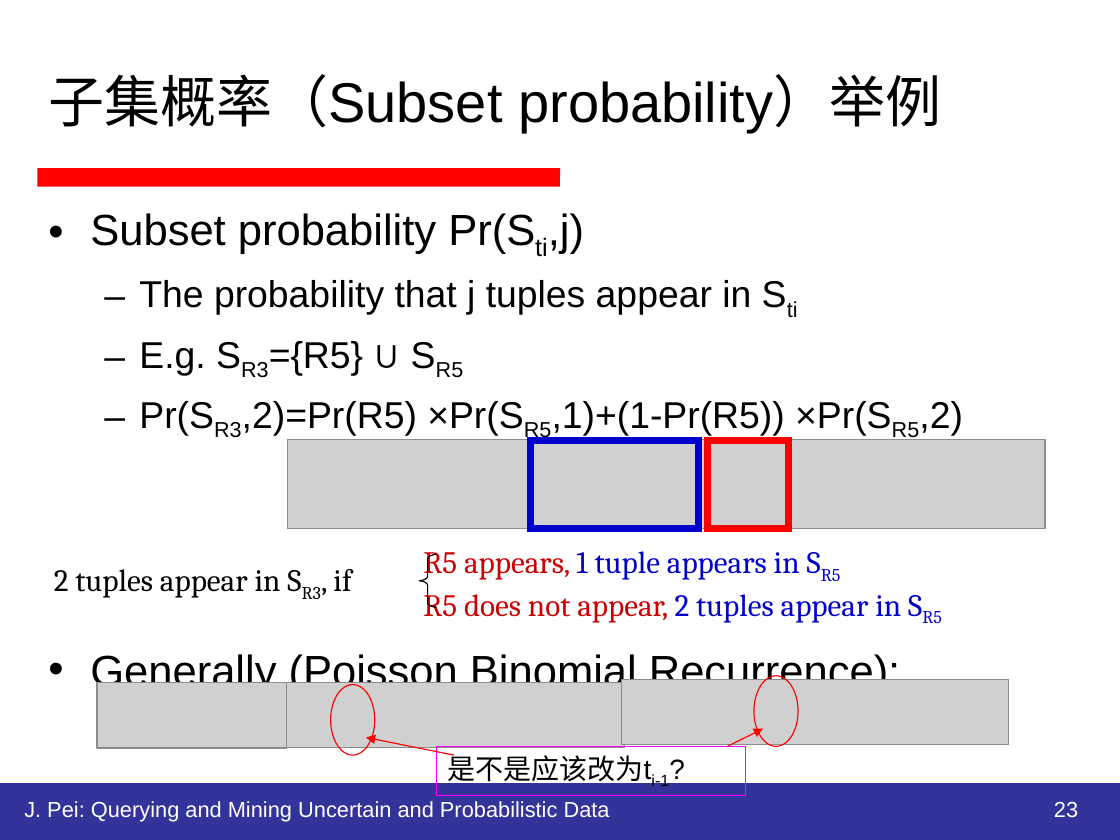
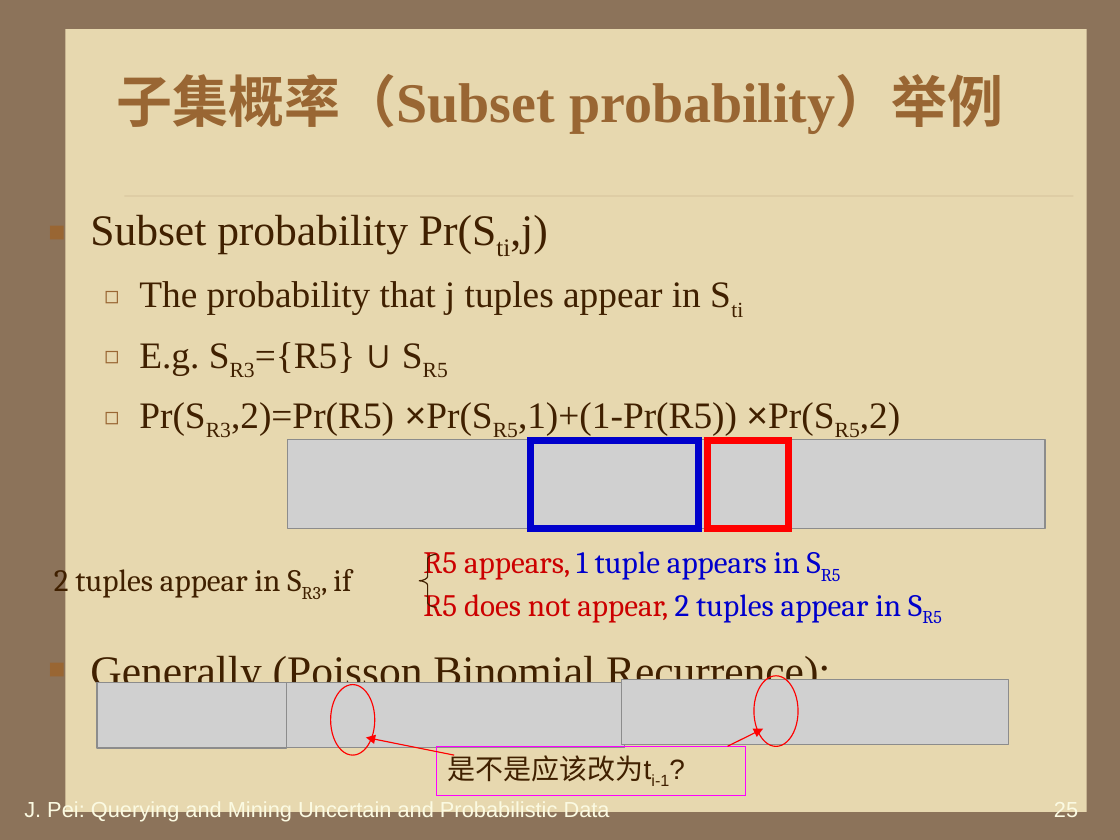
Before and after one commit to HiltonWei/wpstest, a slide deck: slide 25 of branches/区钺坚/读书报告/不确定性数据的查询分析处理.ppt (slide 23 before the commit). Drawn at 1120x840 pixels with LibreOffice and Linux fonts; fonts in the diff are those of the drawing; grey boxes stand for pictures; background and template pictures are left out. Boxes give left, top, right and bottom in pixels: in the first picture for what was removed or moved away, otherwise in the second. Text is boxed around its words. In the diff, an @@ line names an element or a change of style, - is before the commit and + after.

```diff
--- a/branches/区钺坚/读书报告/不确定性数据的查询分析处理.ppt
+++ b/branches/区钺坚/读书报告/不确定性数据的查询分析处理.ppt
@@ background #FFFFFF to #8C735A @@
@@ title "子集概率（Subset probability）举例" at bbox=[116, 74, 1004, 132]: font Arial to Times New Roman, text colour #000000 to #996633, bold on; alignment left to centre @@
@@ rectangle added at bbox=[65, 29, 1086, 812], fill #E7D8AF @@
@@ line removed from (37, 177) to (560, 177) @@
@@ text "Subset probability Pr(Sti,j)" at bbox=[90, 214, 900, 694]: font Arial to Times New Roman, text colour #000000 to #402000; bullet • to ■; bullet colour #000000 to #996633; bullet – to ◻ @@
@@ line added from (124, 196) to (1073, 196), #A08366 0.26 pt @@
@@ text "2 tuples appear in SR3, ..." at bbox=[54, 563, 351, 598]: text colour #000000 to #402000 @@
@@ freeform shape at bbox=[419, 554, 437, 607]: outline #000000 0.74 pt to #402000 0.74 pt @@
@@ rectangle "是不是应该改为ti-1?" at bbox=[437, 746, 746, 795]: text colour #000000 to #402000 @@
@@ rectangle removed at bbox=[0, 784, 1120, 840] @@
@@ text "J. Pei: Querying and Mining ..." at bbox=[24, 800, 610, 822]: text colour #FFFFFF to #FBFAE2 @@
@@ page number at bbox=[1054, 802, 1078, 822]: text changed; text colour #FFFFFF to #FBFAE2 @@
-23
+25
```
Also in this commit, not shown: 38 other slides changed, 19 slides added, 1 slide removed, 2 other files.
